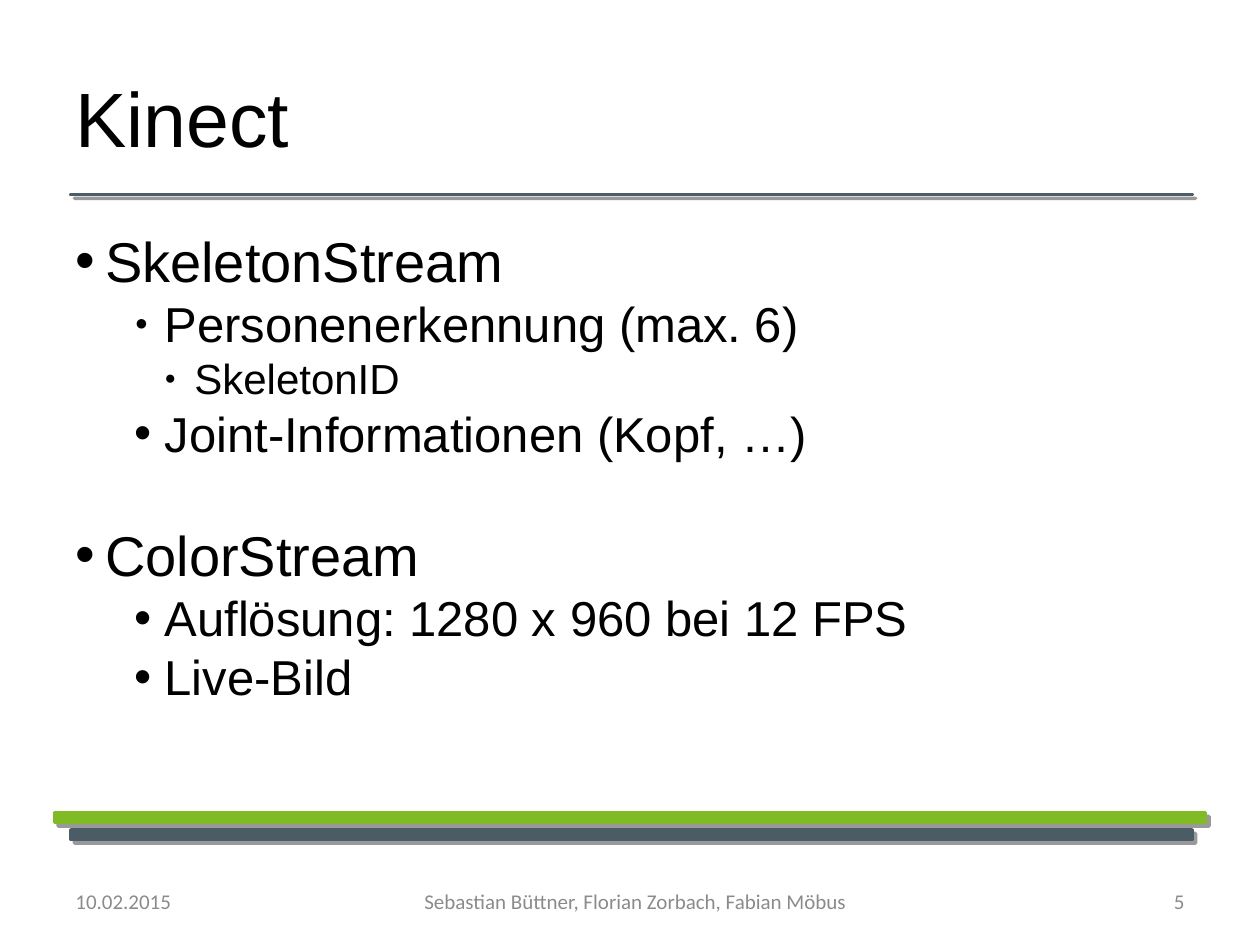
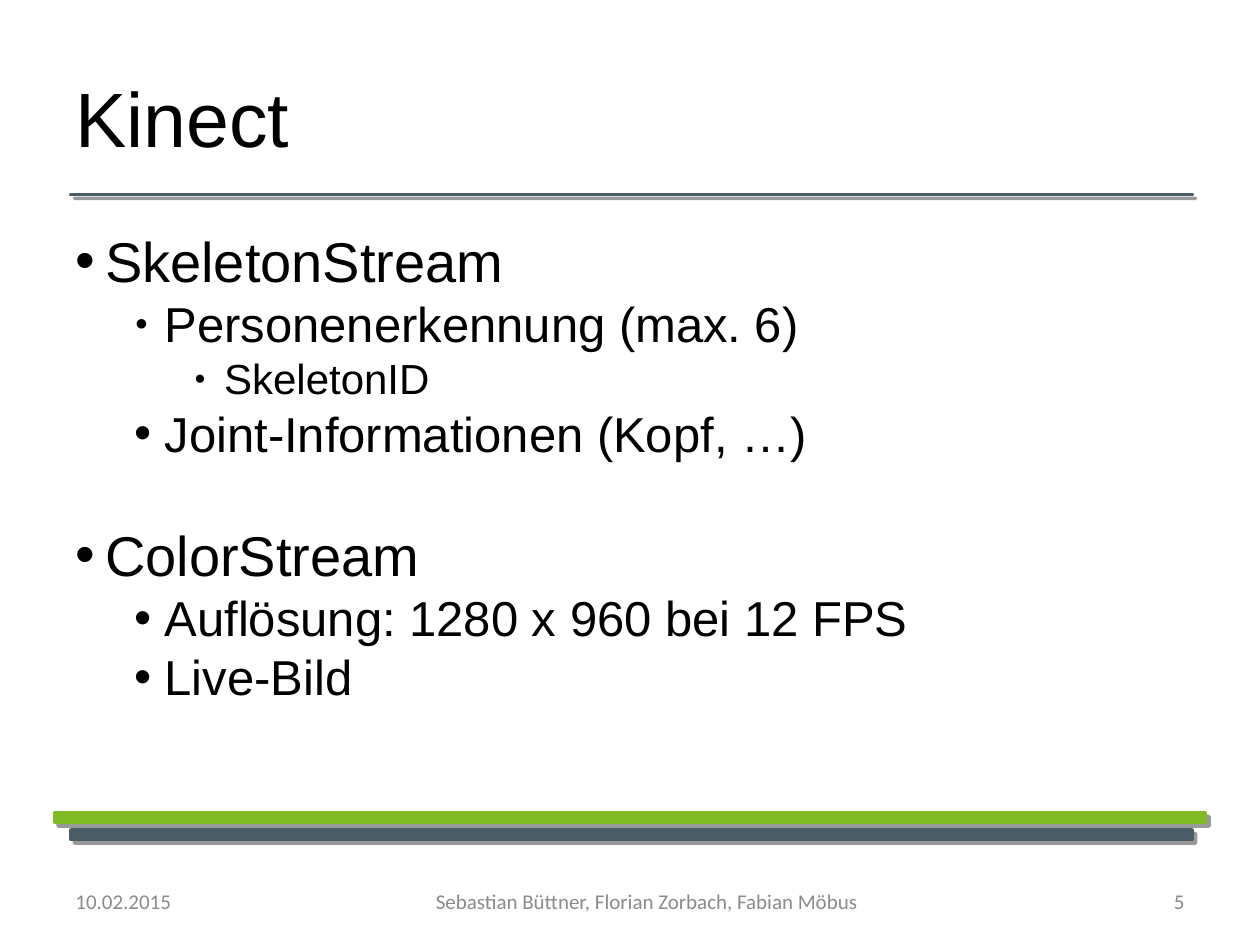
Before and after one commit to YoloSoftDE/YoloTrack, a slide deck: slide 5 of Documentation/Biometrie_praesentation.odp. Drawn at 1260x945 pixels with LibreOffice and Linux fonts; fonts in the diff are those of the drawing; background and template pictures are left out. Boxes give left, top, right and bottom in pixels: in the first picture for what was removed or moved away, otherwise in the second. Text is boxed around its words. In the diff, an @@ line names an element or a change of style, - is before the commit and + after.

Commit message:
präsi
layout updated

```diff
--- a/Documentation/Biometrie_praesentation.odp
+++ b/Documentation/Biometrie_praesentation.odp
@@ text at <box>224,363,429,395</box>: list level 4 to 5 in "SkeletonID" @@
@@ text "Sebastian Büttner, Florian Zorbach, Fabian ...": place and size @@
-text "Sebastian Büttner, Florian Zorbach, Fabian ..." at <box>424,894,845,912</box>
+text "Sebastian Büttner, Florian Zorbach, Fabian ..." at <box>436,894,857,912</box>
```
Also in this commit, not shown: 20 other slides changed.
